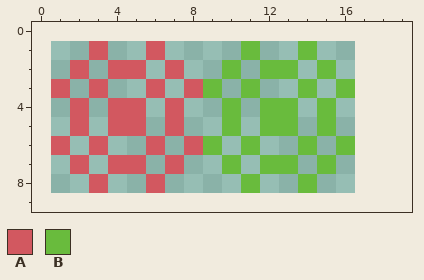
Edited in one commit: pixel-art file (MasterProjects/Assets/Sprites/targets.aseprite). The picture above was drawn from the file before the commit.
16x8 pixels, 1 frame. The old version is drawn lined up with the new one, on the new canvas.
Palette (. is transparent): A #d25860  B #69bb3d
Pixels before, first column x 1:
1 ..A..A....B..B..
2 .A.AA.A..B.BB.B.
3 A.A..A.AB.B..B.B
4 .A.AA.A..B.BB.B.
5 .A.AA.A..B.BB.B.
6 A.A..A.AB.B..B.B
7 .A.AA.A..B.BB.B.
8 ..A..A....B..B..
And afterwards:
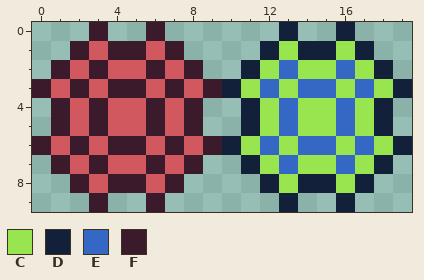
Colours new in this view: C #99e550  D #12203a  E #3568c5  F #3a1a2b
Changes in this commit:
canvas 16x8 -> 20x10, the old top-left corner now at 1,1
y 0: x 3 . -> F; x 6 . -> F; x 13 . -> D; x 16 . -> D
y 1: x 2 . -> F; x 4..5 .. -> FF; x 7 . -> F; x 11..17 B..B... -> .DCDDCD
y 2: x 1 . -> F; x 3 . -> F; x 6 . -> F; x 8 . -> F; x 10..18 B.BB.B... -> .DCECCECD
y 3: x 0 . -> F; x 2 . -> F; x 4..5 .. -> FF; x 7 . -> F; x 9..19 B.B..B.B... -> FDCECEECECD
y 4..5: x 1 . -> F; x 3 . -> F; x 6 . -> F; x 8 . -> F; x 10..18 B.BB.B... -> .DCECCECD
y 6: x 0 . -> F; x 2 . -> F; x 4..5 .. -> FF; x 7 . -> F; x 9..19 B.B..B.B... -> FDCECEECECD
y 7: x 1 . -> F; x 3 . -> F; x 6 . -> F; x 8 . -> F; x 10..18 B.BB.B... -> .DCECCECD
y 8: x 2 . -> F; x 4..5 .. -> FF; x 7 . -> F; x 11..17 B..B... -> .DCDDCD
y 9: x 3 . -> F; x 6 . -> F; x 13 . -> D; x 16 . -> D
Where, in picture pixels (left, top, right, bottom), the same in both pictures:
changed: (32, 22, 412, 212)
